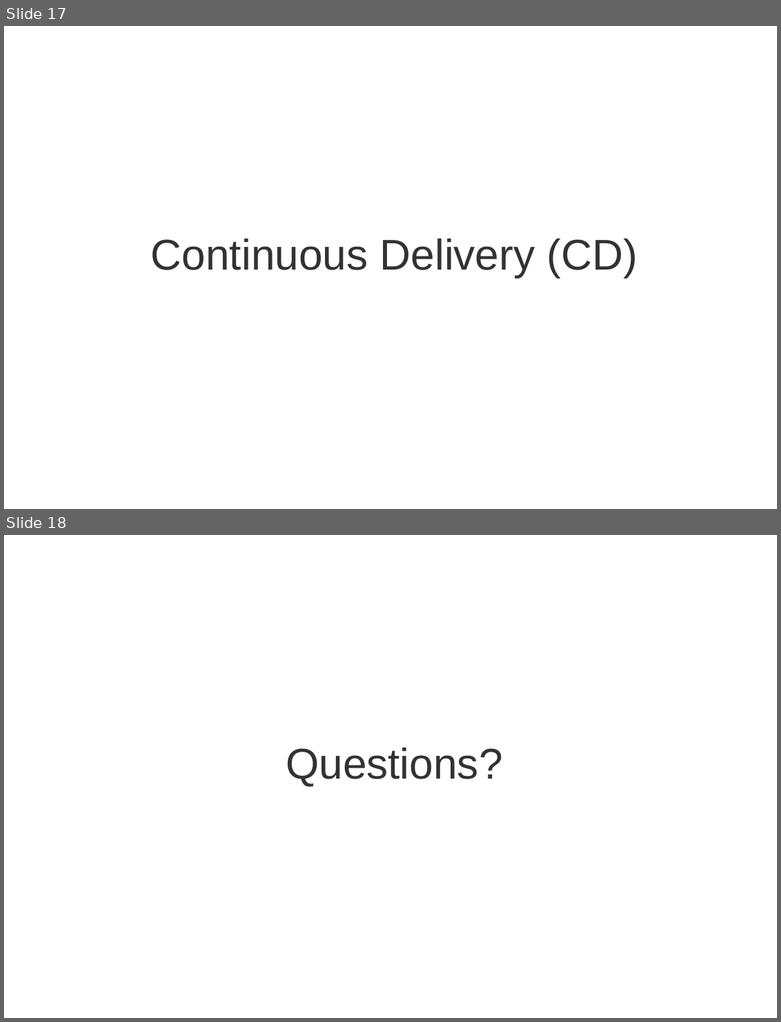
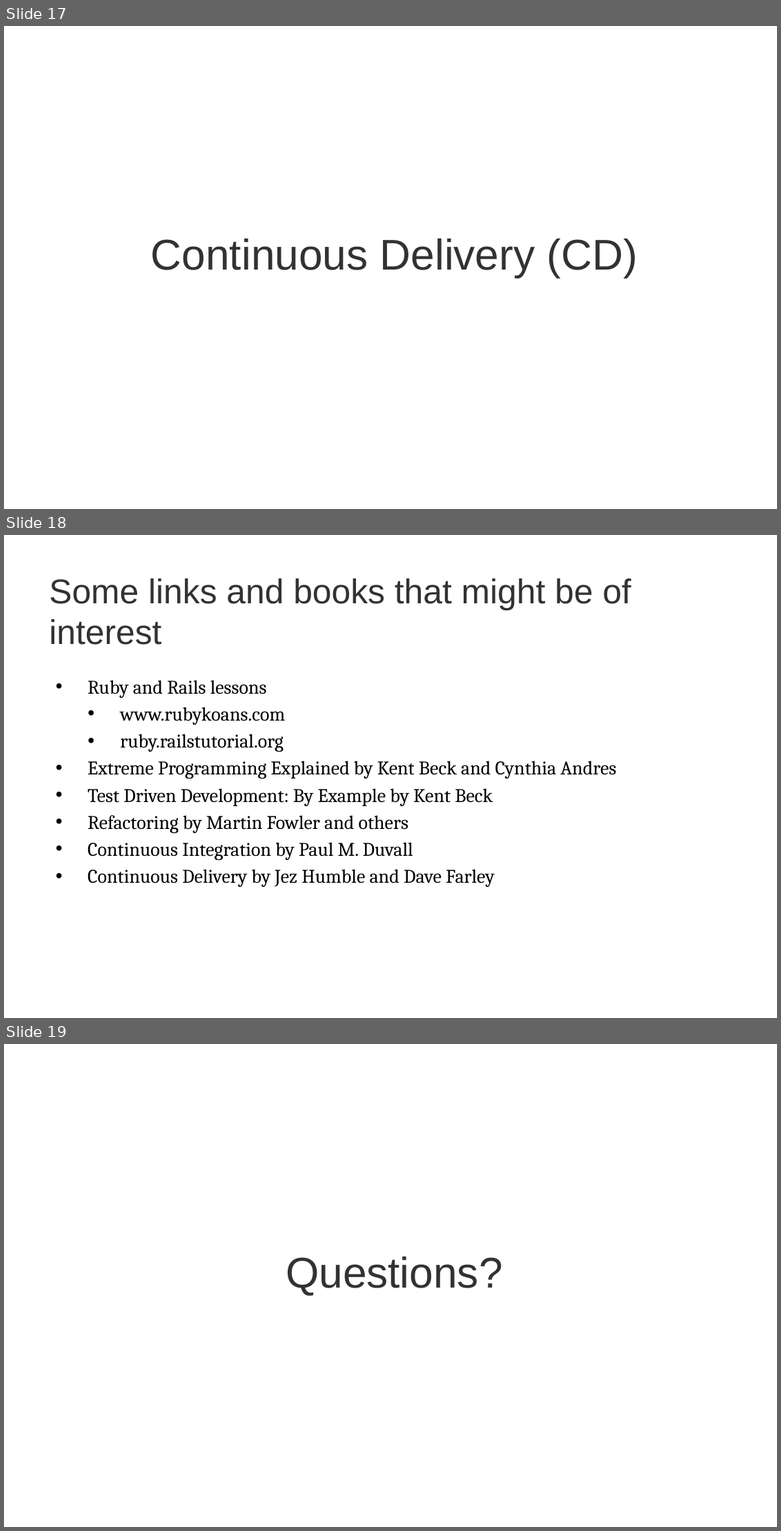
Before and after one commit to Pmouk/CCHubDemo, a slide deck: doc/CCHub.pptx. Shown one above the other, each under a label of ours: slides 17 and 18 before the commit, slides 17, 18 and 19 after it. The pictures are 781x1022 and 781x1531 pixels, drawn with LibreOffice and Linux fonts; fonts in the diff are those of the drawing; background and template pictures are left out. Boxes give left, top, right and bottom in pixels: in the first picture for what was removed or moved away, otherwise in the second. Text is boxed around its words. In the diff, an @@ line names an element or a change of style, - is before the commit and + after.

Commit message:
Fixing a validation issue and adding links slide

```diff
--- a/doc/CCHub.pptx
+++ b/doc/CCHub.pptx
@@ slide 18 added at (x1=4, y1=535, x2=777, y2=1018), background #FFFFFF @@
@@ title added at (x1=49, y1=578, x2=631, y2=645), 32 pt, text #313231 @@
+Some links and books that might be of interest
@@ text added at (x1=87, y1=680, x2=616, y2=887), 18 pt, text #000000 @@
+• Ruby and Rails lessons
+  • www.rubykoans.com
+  • ruby.railstutorial.org
+• Extreme Programming Explained by Kent Beck and Cynthia Andres
+• Test Driven Development: By Example by Kent Beck
+• Refactoring by Martin Fowler and others
+• Continuous Integration by Paul M. Duvall
+• Continuous Delivery by Jez Humble and Dave Farley
@@ what was slide 18 is now slide 19 @@
```
Also in this commit, not shown: 1 other file.
